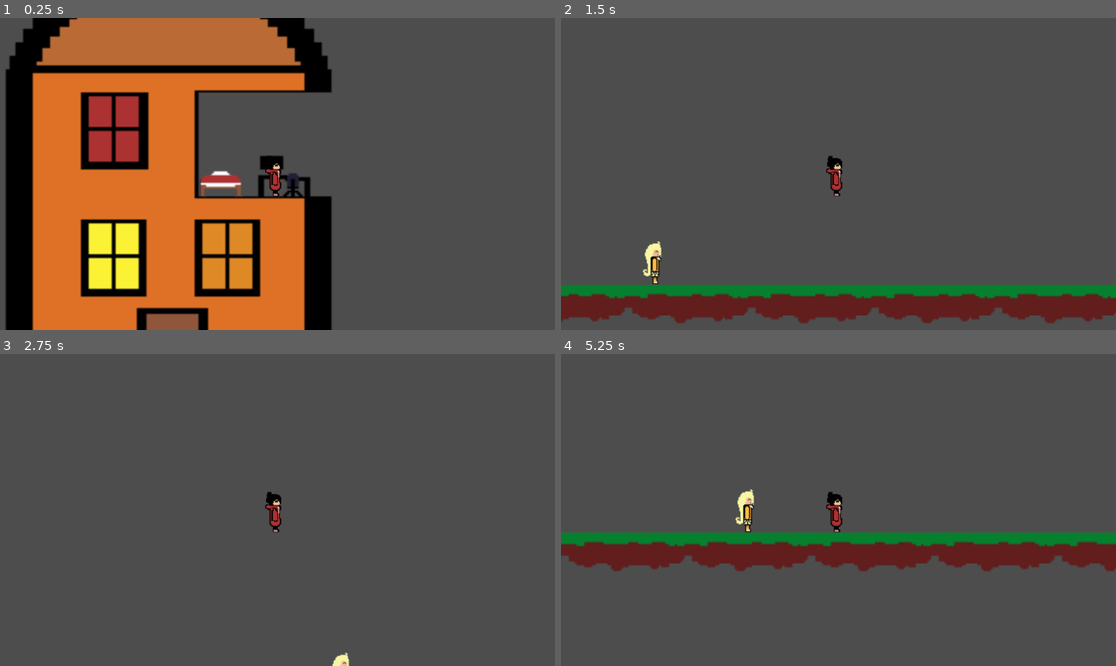
Above: before the commit, frames 1-4 (two rows, left to right).
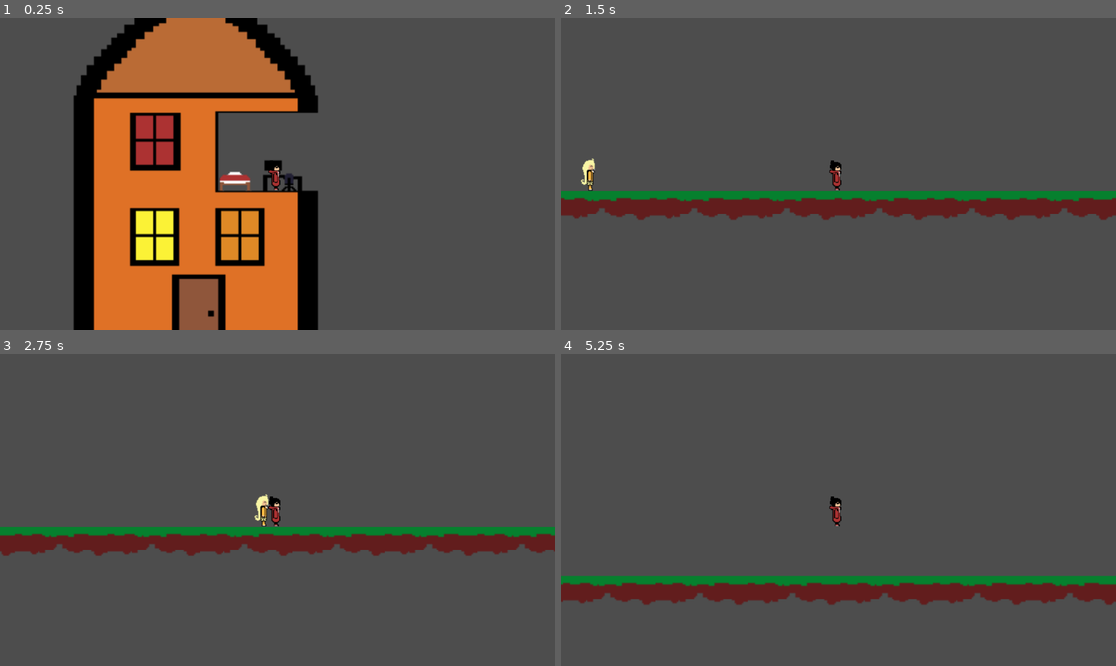
Above: after the commit, the same moments.

Repository: Coolduck-1/Maya_run
Game: Godot game, scene res://nodes/main.tscn
Same seed, same stepped clock (60 frames per second), same inputs: the game is played once before the commit and once after it.
Inputs (mouse positions are in pixels of both pictures, inside the frame that each line leads up to):
- Up to frame 1 (0.25 s): no input
- Up to frame 2 (1.5 s): tap Enter (ui_accept) at 0.5, 0.77, 0.8, 1.07, 1.35 s; move the mouse to (960, 158) at 0.52 s; hold Right (ui_right) from 0.53 s (still down); tap Shift (dash, bound only after the commit) at 0.6 s; click (960, 158) at 0.67 s; move the mouse to (727, 189) at 1.27 s
- Up to frame 3 (2.75 s): tap Enter (ui_accept) at 1.52, 1.82, 2.3 s; tap Shift (dash, bound only after the commit) at 1.55, 2.1 s; move the mouse to (333, 441) at 2.02 s; release Right (ui_right) at 2.03 s; hold Left (ui_left) from 2.03 s (still down)
- Up to frame 4 (5.25 s): move the mouse to (810, 572) at 2.77 s; release Left (ui_left) at 2.78 s; hold Right (ui_right) 2.78-4.28 s; tap Alt at 2.85 s; click (810, 572) at 2.92 s; tap Enter (ui_accept) at 3.02, 3.32, 3.77, 3.8, 4.07, 4.35, 4.52, 4.82 s; tap Shift (dash, bound only after the commit) at 3.05, 3.6, 4.55, 5.1 s; move the mouse to (1005, 556) at 3.52 s; move the mouse to (672, 463) at 4.27 s; hold Left (ui_left) 4.28-5.03 s; move the mouse to (866, 510) at 5.02 s; hold Right (ui_right) from 5.03 s (still down); click (866, 510) at 5.17 s

The runs differ from the first frame. In frame 1, 38% of the frame differs, in the area x 1-60%, y 0-100%; in frame 2, 19%; in frame 3, 8.2%; in frame 4, 19%.

Commit message:
Adding dash mechanics to Maya

Diff:
--- a/nodes/maya.tscn
+++ b/nodes/maya.tscn
@@ -38,4 +38,4 @@
 
 [node name="Camera2D" type="Camera2D" parent="." unique_id=2009687860]
 position = Vector2(2, 0)
-zoom = Vector2(4, 4)
+zoom = Vector2(3, 3)
--- a/project.godot
+++ b/project.godot
@@ -23,6 +23,14 @@
 
 player=""
 
+[input]
+
+dash={
+"deadzone": 0.2,
+"events": [Object(InputEventKey,"resource_local_to_scene":false,"resource_name":"","device":-1,"window_id":0,"alt_pressed":false,"shift_pressed":false,"ctrl_pressed":false,"meta_pressed":false,"pressed":false,"keycode":0,"physical_keycode":4194325,"key_label":0,"unicode":0,"location":0,"echo":false,"script":null)
+]
+}
+
 [physics]
 
 3d/physics_engine="Jolt Physics"
--- a/scripts/maya.gd
+++ b/scripts/maya.gd
@@ -1,25 +1,65 @@
 extends CharacterBody2D
 
+@export var move_speed: float = 220.0
+@export var jump_velocity: float = -420.0
+@export var gravity: float = 980.0
+
+#dash thingys (idk if thingys is written like that or thingies)
+@export var dash_speed: float = 700.0
+@export var dash_duration: float = 0.3
+@export var dash_cooldown: float = 1
+
+#stuff i dont care enough about to write in detail
+var facing_dir: float = 1.0
+var is_dashing: bool = false
+var _dash_timer: float = 0.0
+var _cooldown_timer: float = 0.0
 
 const SPEED = 300.0
-const JUMP_VELOCITY = -400.0
+const JUMP_VELOCITY = -250.0
 
 
 func _physics_process(delta: float) -> void:
-	# Add the gravity.
-	if not is_on_floor():
-		velocity += get_gravity() * delta
+	#dash
+	if _cooldown_timer > 0.0:
+		_cooldown_timer -= delta
 
-	# Handle jump.
-	if Input.is_action_just_pressed("ui_accept") and is_on_floor():
-		velocity.y = JUMP_VELOCITY
+	var input_dir: float = Input.get_axis("ui_left", "ui_right")
+	if input_dir != 0.0:
+		facing_dir = sign(input_dir)
+	if Input.is_action_just_pressed("dash") and not is_dashing and _cooldown_timer <= 0.0:
+		_start_dash(input_dir)
+	if is_dashing:
+		_dash_timer -= delta
+		velocity.x = facing_dir * dash_speed
+		velocity.y = 0.0
+		if _dash_timer <= 0.0:
+			is_dashing = false
+			velocity.x = facing_dir * move_speed
+	#all other movement on an else statement so that it doesnt interfere with the dash speed
+	else:
+			# Add the gravity.
+			if not is_on_floor():
+				velocity += get_gravity() * delta
 
-	# Get the input direction and handle the movement/deceleration.
-	# As good practice, you should replace UI actions with custom gameplay actions.
-	var direction := Input.get_axis("ui_left", "ui_right")
-	if direction:
-		velocity.x = direction * SPEED
-	else:
-		velocity.x = move_toward(velocity.x, 0, SPEED)
+			# Handle jump.
+			if Input.is_action_just_pressed("ui_accept") and is_on_floor():
+				velocity.y = JUMP_VELOCITY
+
+			# Get the input direction and handle the movement/deceleration.
+			# As good practice, you should replace UI actions with custom gameplay actions.
+			var direction := Input.get_axis("ui_left", "ui_right")
+			if direction:
+				velocity.x = direction * SPEED
+			else:
+				velocity.x = move_toward(velocity.x, 0, SPEED)
 
 	move_and_slide()
+
+#fUNCs
+func _start_dash(input_dir: float) -> void:
+	is_dashing = true
+	_dash_timer = dash_duration
+	_cooldown_timer = dash_cooldown
+	if input_dir != 0.0:
+		facing_dir = sign(input_dir)
